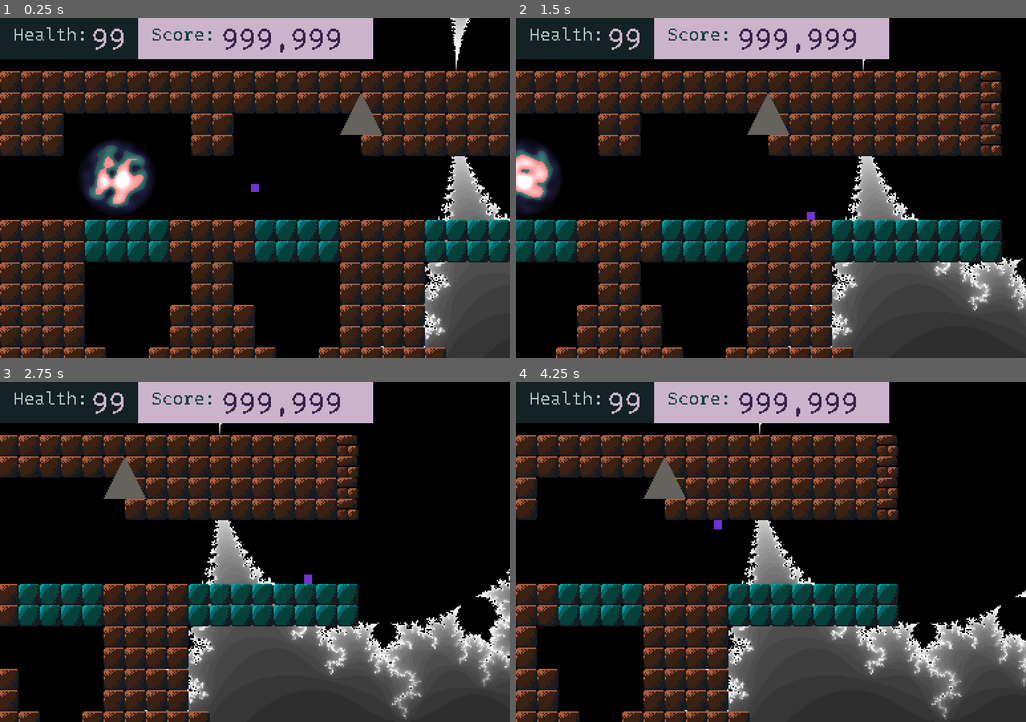
Above: before the commit, frames 1-4 (two rows, left to right).
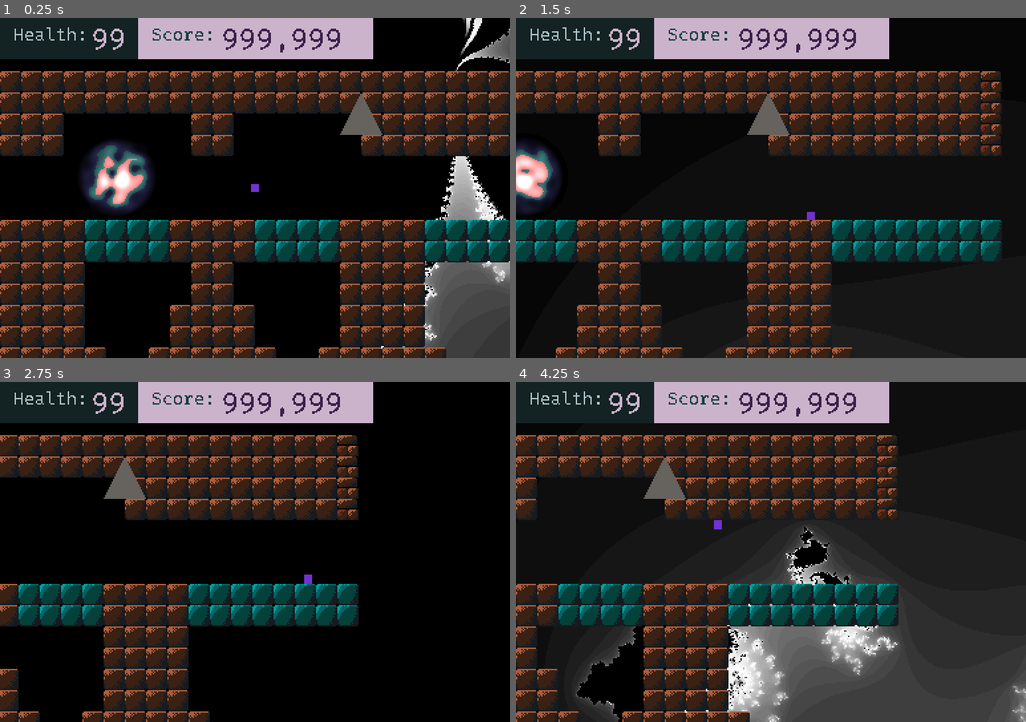
Above: after the commit, the same moments.

Repository: electricsheap/Amikz
Game: Godot game, scene res://scenes/Main.tscn
The game is run twice, just before and just after one commit, with the same random seed, the same clock (stepped at 60 frames per second) and the same inputs.
Inputs:
- Up to frame 1 (0.25 s): no input
- Up to frame 2 (1.5 s): hold Right (ui_right) 0.53-1.28 s; hold Down (ui_down) from 1.28 s (still down)
- Up to frame 3 (2.75 s): release Down (ui_down) at 2.03 s; hold Right (ui_right) from 2.03 s (still down)
- Up to frame 4 (4.25 s): release Right (ui_right) at 2.78 s; hold Up (ui_up) 2.78-3.53 s; tap Enter at 3.5 s; hold Left (ui_left) from 3.53 s (still down)

The runs differ from the first frame. In frame 1, 2.4% of the frame differs, in the area x 74-100%, y 0-98%; in frame 2, 9.6%; in frame 3, 19%; in frame 4, 25%, in the area x 9-100%, y 12-100%.

Commit message:
modified the base level script to include a camera_follow node. The node is retreived in Level1

Diff:
--- a/resources/scripts/Level.gd
+++ b/resources/scripts/Level.gd
@@ -4,6 +4,7 @@
 signal change_level( which, passage )
 
 var player: Player;
+var camera: CameraFollow;
 
 func _get_configuration_warning():
 	var flag := false
--- a/resources/scripts/Level1.gd
+++ b/resources/scripts/Level1.gd
@@ -1,7 +1,14 @@
 extends Level
 
-onready var cam = $CameraFollow
+onready var fractal = $Frac
+
+func _ready():
+	player = $Player
+	camera = $CameraFollow
+	camera.set_target_node(player)
 
 
-func _ready():
-	cam.set_target_node($Player)
+
+func _process(delta):
+	fractal.material.set_shader_param("var", player.position/250
+	)
